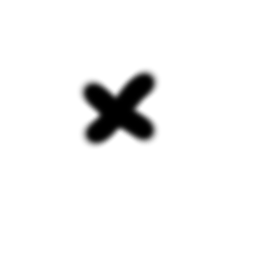
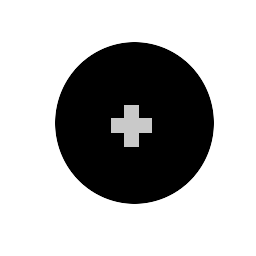
Layered file, before and after one edit (256x256). Changes by layer:
painted on "Background" over [55, 42, 214, 204]
